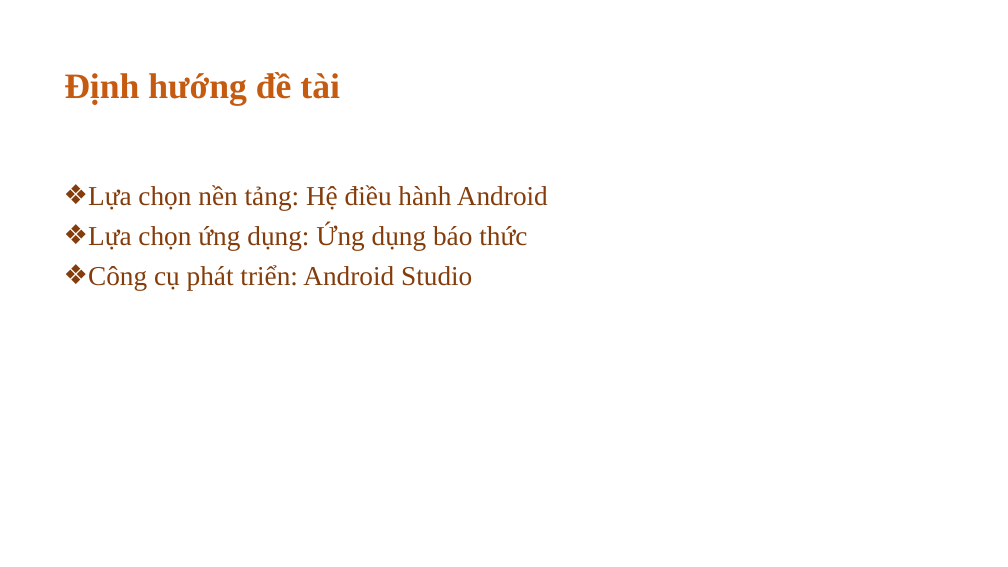
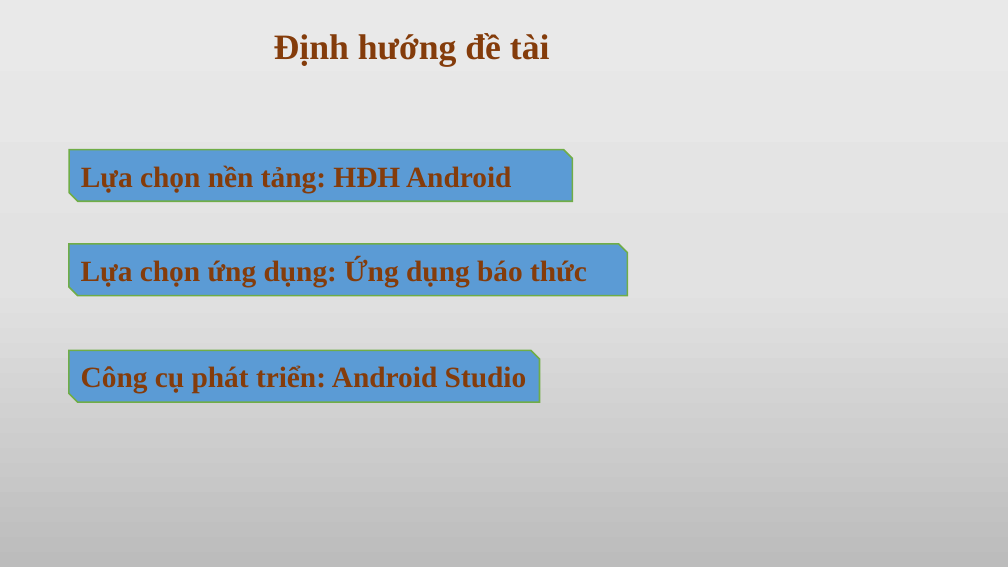
Before and after one commit to hungsoccerprince/XuanHung, a slide deck: slide 5 of DATN/DATN.pptx. Drawn at 1008x567 pixels with LibreOffice and Linux fonts; fonts in the diff are those of the drawing. Boxes give left, top, right and bottom in pixels: in the first picture for what was removed or moved away, otherwise in the second. Text is boxed around its words. In the diff, an @@ line names an element or a change of style, - is before the commit and + after.

Commit message:
edit slide

```diff
--- a/DATN/DATN.pptx
+++ b/DATN/DATN.pptx
@@ background #FFFFFF to gradient #EBEAEA to #E4E3E3 to #BDBCBC @@
@@ title "Định hướng đề tài" at (x1=274, y1=33, x2=550, y2=66): text colour #C55A11 to #843C0B; alignment left to centre @@
@@ snip diag rect added at (x1=70, y1=150, x2=572, y2=201), fill #5B9BD5, outline #70AD47 1.5 pt, 28 pt, text #843C0B, bold @@
+Lựa chọn nền tảng: HĐH Android
@@ text removed at (x1=88, y1=185, x2=548, y2=290) @@
-❖ Lựa chọn nền tảng: Hệ điều hành Android
-❖ Lựa chọn ứng dụng: Ứng dụng báo thức
-❖ Công cụ phát triển: Android Studio
@@ snip diag rect added at (x1=69, y1=244, x2=628, y2=296), fill #5B9BD5, outline #70AD47 1.5 pt, 28 pt, text #843C0B, bold @@
+Lựa chọn ứng dụng: Ứng dụng báo thức
@@ snip diag rect added at (x1=69, y1=351, x2=540, y2=402), fill #5B9BD5, outline #70AD47 1.5 pt, 28 pt, text #843C0B, bold @@
+Công cụ phát triển: Android Studio
```
Also in this commit, not shown: 15 other slides changed.
